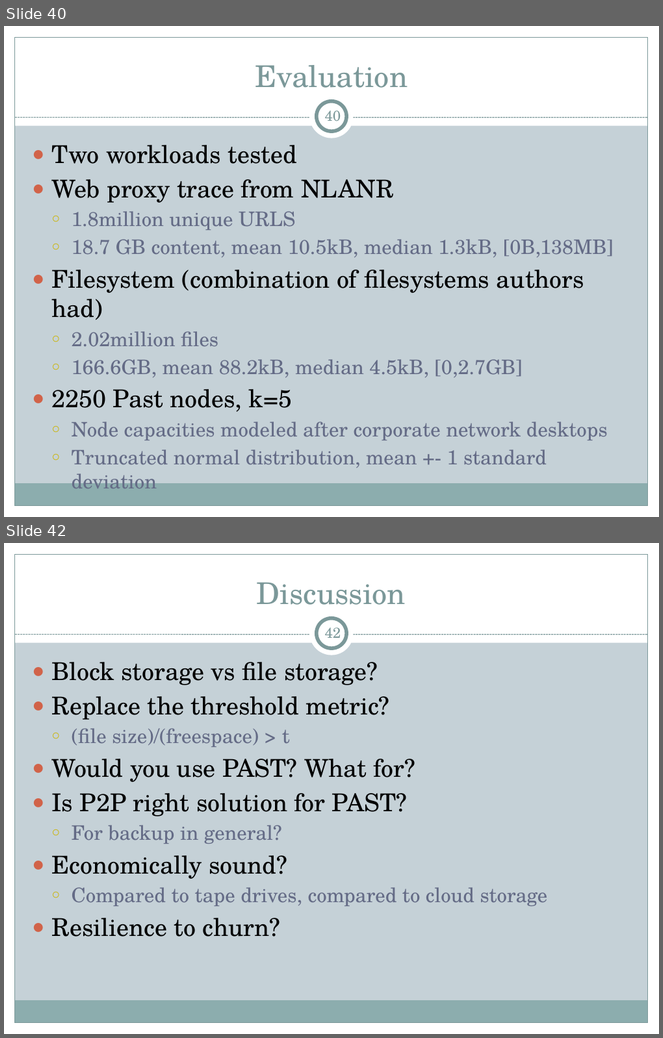
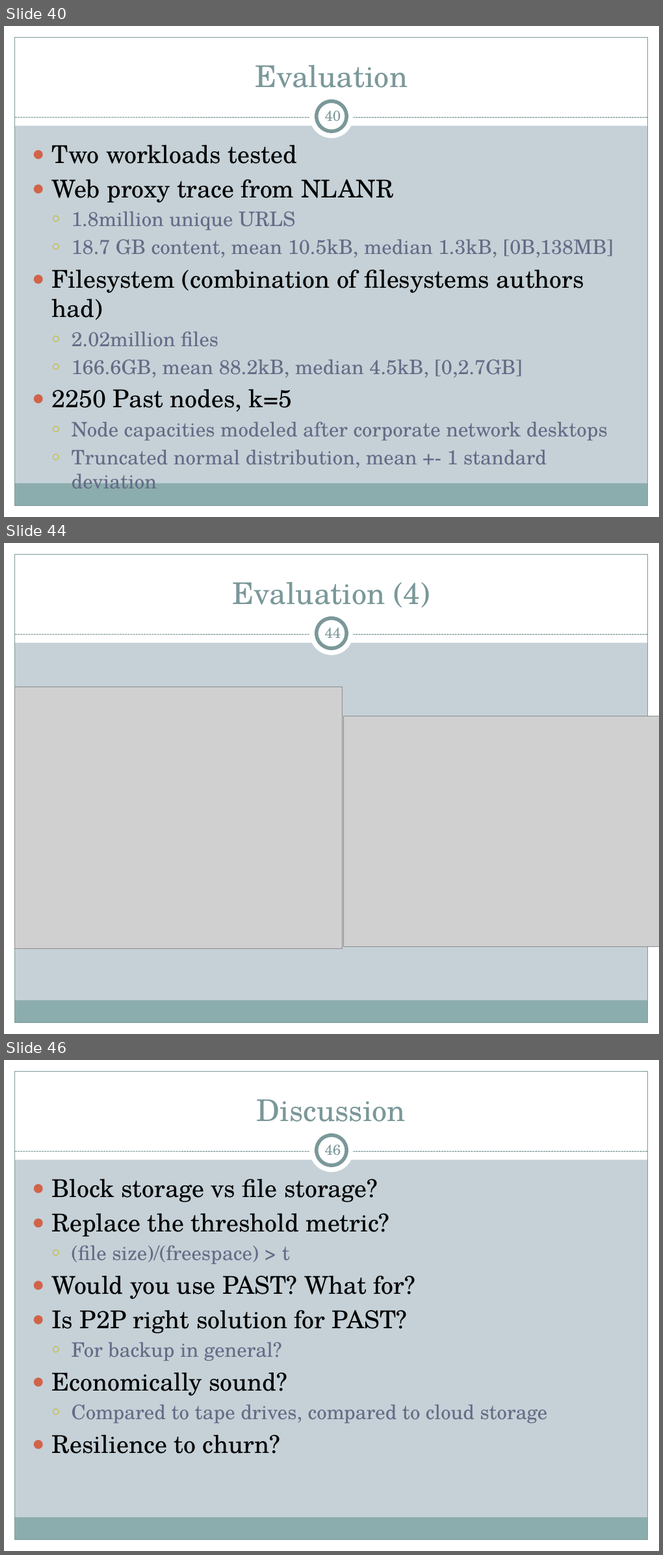
Before and after one commit to cs525-koala/documents, a slide deck: p2p/P2P Apps.pptx. Shown one above the other, each under a label of ours: slides 40 and 42 before the commit, slides 40, 44 and 46 after it; the slides between them are not shown. The pictures are 663x1038 and 663x1555 pixels, drawn with LibreOffice and Linux fonts; fonts in the diff are those of the drawing; grey boxes stand for pictures. Boxes give left, top, right and bottom in pixels: in the first picture for what was removed or moved away, otherwise in the second. Text is boxed around its words. In the diff, an @@ line names an element or a change of style, - is before the commit and + after.

Commit message:
presentation: first 5 slides of evaluation.

```diff
--- a/p2p/P2P Apps.pptx
+++ b/p2p/P2P Apps.pptx
@@ slide 44 added at [4,543,659,1034], background #C5D1D7; not listed: 9 template elements that a slide beside it also shows @@
@@ title added at [232,582,430,608], 33 pt, text #7C999A @@
+Evaluation (4)
@@ page number added at [325,624,341,638], 16 pt, text #7C999A @@
+44
@@ picture added at [15,687,343,949] @@
@@ picture added at [344,717,659,947] @@
@@ what was slide 42 is now slide 46 @@
@@ page number at [325,1141,341,1155]: text changed @@
-42
+46
```
Also in this commit, not shown: 1 slide changed, 3 other slides added.
